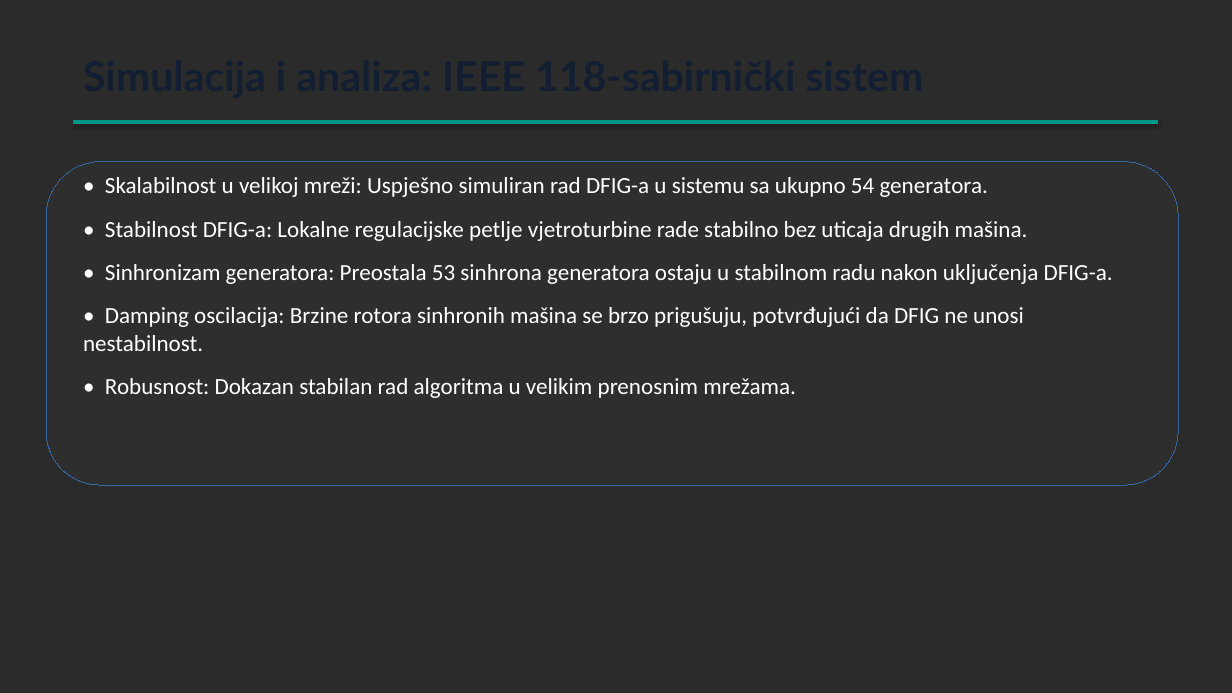
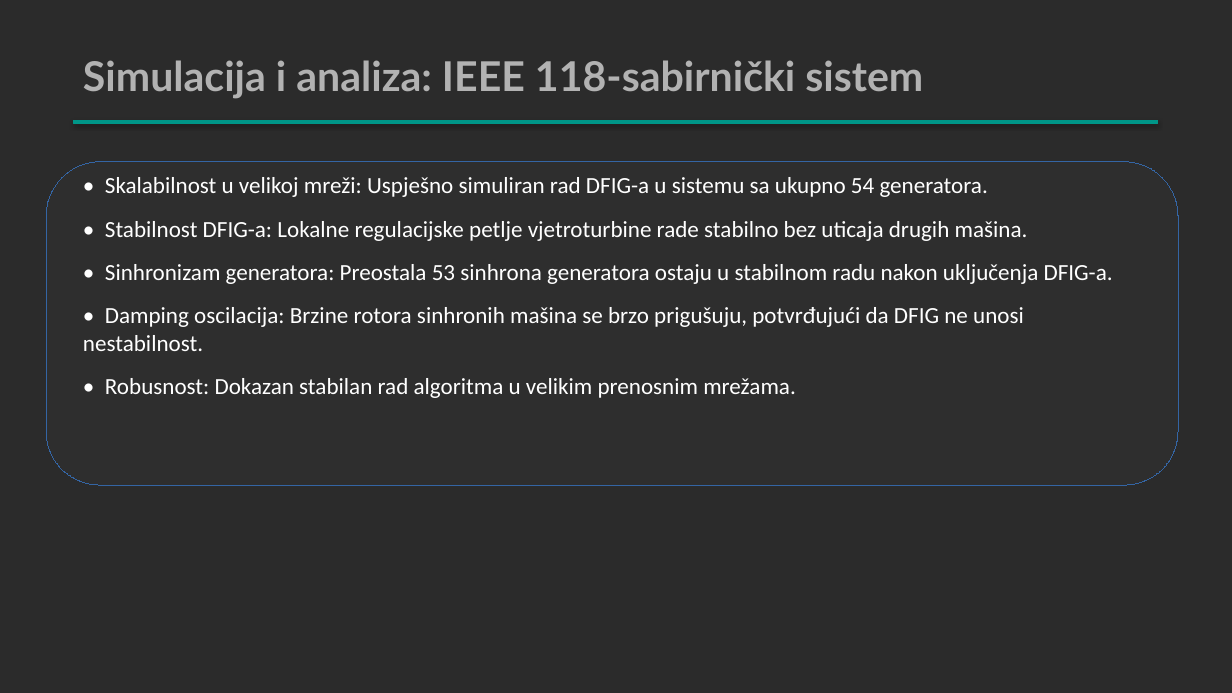
Before and after one commit to abudabiduba/SREES_2026_Gilic_VDFIG, a slide deck: slide 6 of presentation/DFIG_Presentation.pptx. Drawn at 1232x693 pixels with LibreOffice and Linux fonts; fonts in the diff are those of the drawing; background and template pictures are left out; a plain dark background stands for a picture behind light text. Boxes give left, top, right and bottom in pixels: in the first picture for what was removed or moved away, otherwise in the second. Text is boxed around its words. In the diff, an @@ line names an element or a change of style, - is before the commit and + after.

Commit message:
Update presentations with user modifications to text color

```diff
--- a/presentation/DFIG_Presentation.pptx
+++ b/presentation/DFIG_Presentation.pptx
@@ text "Simulacija i analiza: IEEE 118-sabirnički ..." at (83,60,923,99): text colour #121E31 to #B2B2B2 @@
```
Also in this commit, not shown: 1 other file.
